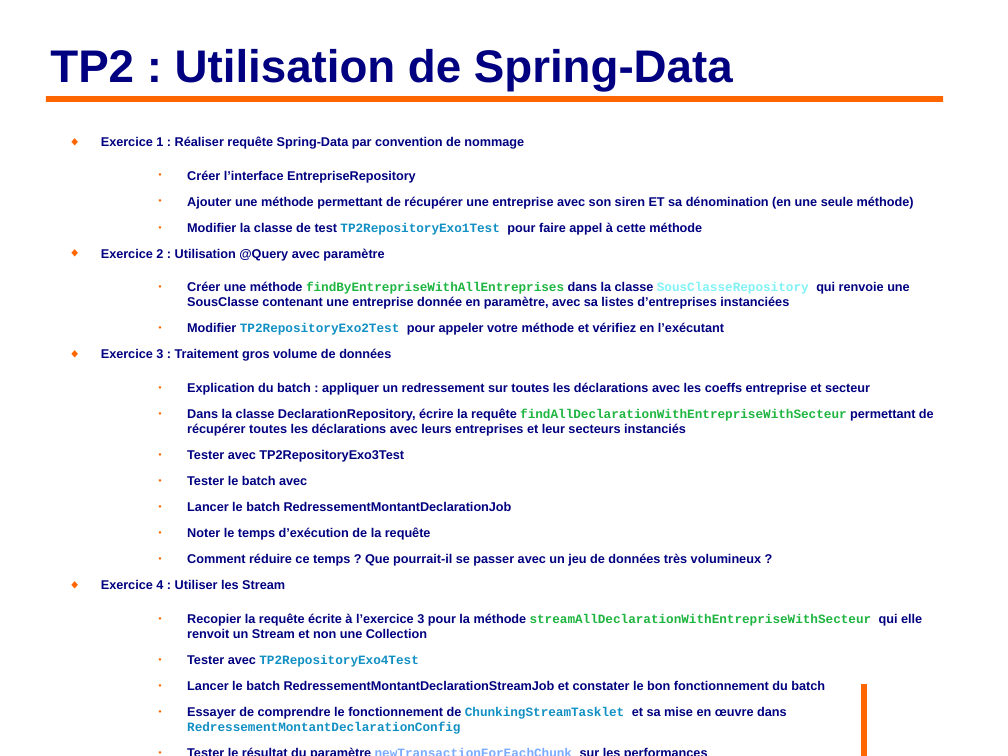
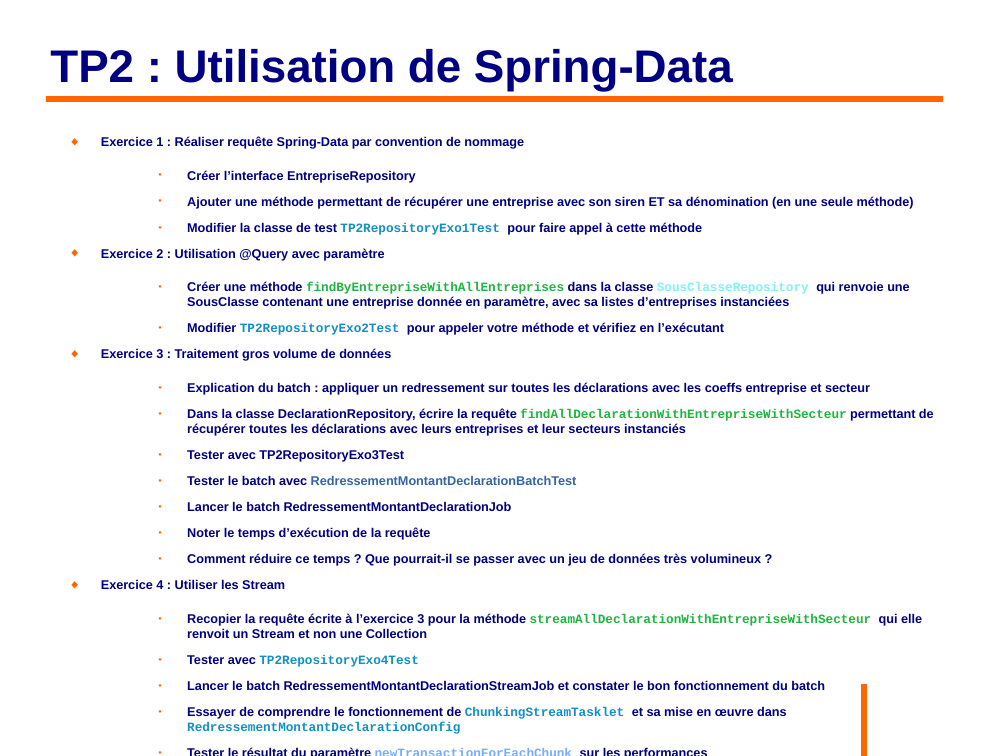
Before and after one commit to philphils/formation-hibernate-avancee, a slide deck: slide 47 of Documentation/diapo_formation_hibernate_avancee.odp. Drawn at 1008x756 pixels with LibreOffice and Linux fonts; fonts in the diff are those of the drawing; background and template pictures are left out. Boxes give left, top, right and bottom in pixels: in the first picture for what was removed or moved away, otherwise in the second. Text is boxed around its words. In the diff, an @@ line names an element or a change of style, - is before the commit and + after.

```diff
--- a/Documentation/diapo_formation_hibernate_avancee.odp
+++ b/Documentation/diapo_formation_hibernate_avancee.odp
@@ text at (187, 475, 577, 485): text changed; text colour #000080 to #3465A4 @@
-    ● Tester le batch avec
+    ● Tester le batch avec RedressementMontantDeclarationBatchTest
```
Also in this commit, not shown: 4 other slides changed.
